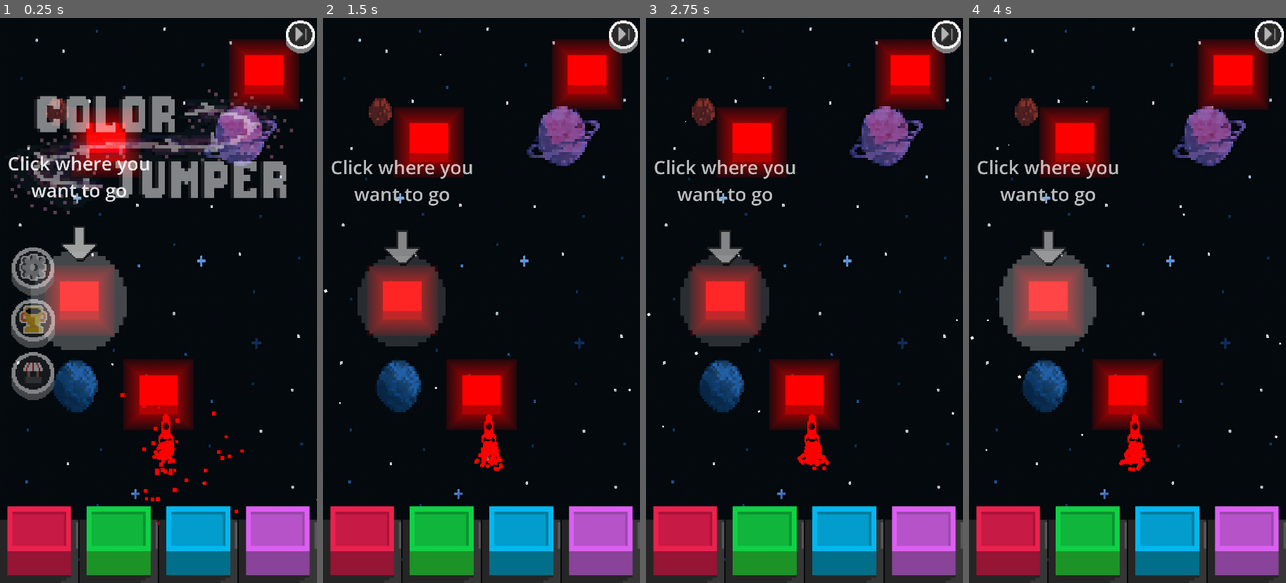
Above: before the commit, frames 1-4 (left to right).
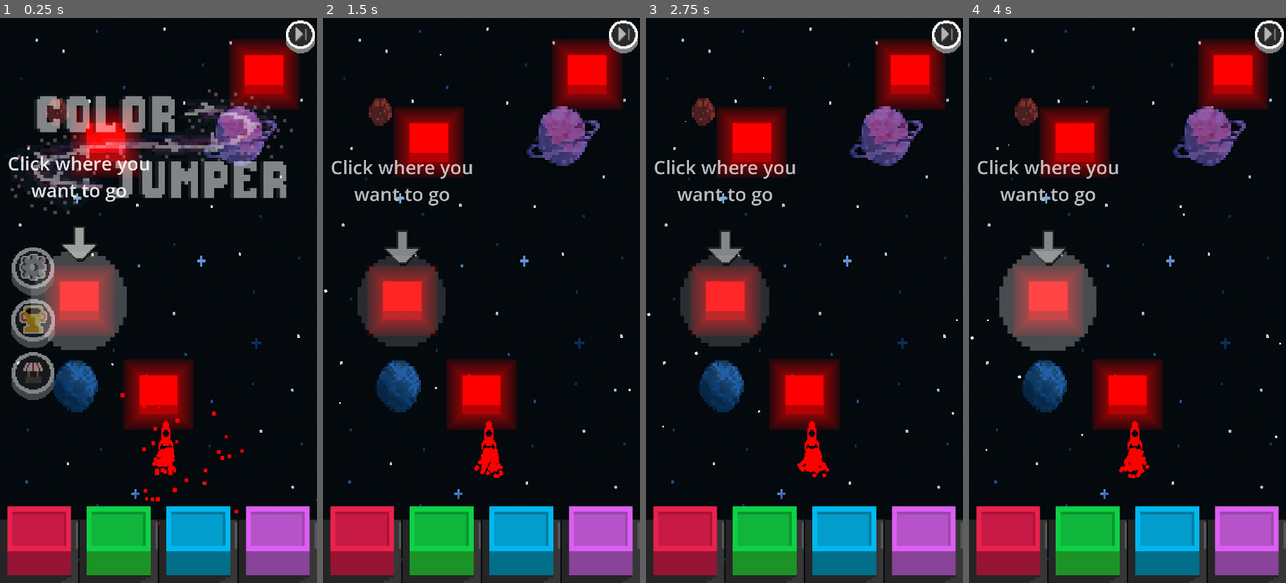
Above: after the commit, the same moments.

Repository: Xavier-Royer/Color-Jumper
Game: Godot game, scene res://Main.tscn
The game is run twice, just before and just after one commit, with the same random seed, the same clock (stepped at 60 frames per second) and the same inputs.
Inputs (mouse positions are in pixels of both pictures, inside the frame that each line leads up to):
- Up to frame 1 (0.25 s): no input
- Up to frame 2 (1.5 s): move the mouse to (551, 272) at 0.52 s; press the mouse at (551, 272) at 0.53 s; release the mouse at (551, 272) at 1.25 s; drag from (418, 328) to (481, 396) at 1.27 s
- Up to frame 3 (2.75 s): move the mouse to (836, 176) at 2.02 s; press the mouse at (836, 176) at 2.03 s
- Up to frame 4 (4 s): release the mouse at (1159, 176) at 2.75 s; drag from (1111, 413) to (1073, 142) at 2.77 s; move the mouse to (1222, 385) at 3.52 s; press the mouse at (1222, 385) at 3.53 s

The runs differ from the first frame. In frame 1, 0.2% of the frame differs, in the area x 48-56%, y 70-81%; in frame 2, 0.3%; in frame 3, 0.3%, in the area x 47-58%, y 70-82%; in frame 4, 0.3%.

Commit message:
Difficulty update

Diff:
--- a/block.tscn
+++ b/block.tscn
@@ -5,7 +5,7 @@
 [ext_resource type="Material" uid="uid://bu48js7s1b6pi" path="res://normalDead.tres" id="3_5d32t"]
 
 [sub_resource type="RectangleShape2D" id="RectangleShape2D_xfwl5"]
-size = Vector2(72.5925, 72.5925)
+size = Vector2(101.726, 100.632)
 
 [sub_resource type="CircleShape2D" id="CircleShape2D_im0tn"]
 radius = 21.1123
@@ -301,7 +301,7 @@
 script = ExtResource("1_im0tn")
 
 [node name="CollisionShape2D" type="CollisionShape2D" parent="."]
-position = Vector2(8.7456e-08, 8.7456e-08)
+position = Vector2(0.166667, -0.333333)
 scale = Vector2(0.304741, 0.304741)
 shape = SubResource("RectangleShape2D_xfwl5")
 
--- a/game_screen.gd
+++ b/game_screen.gd
@@ -45,6 +45,7 @@
 var colorTransitionSpeed = 1.0
 var spikeDivisorCoolDown = 2.0
 var spikeCoolDownTime = 1.3
+var currentDifficulty = 1.0
 
 var rainbowOver = true
 var particleSpeed = 3
@@ -212,8 +213,8 @@
 
 	elif difficulty == "CLASSIC":
 		randomColorRate = 100
-		spikeSpawnRate = 150
-		coinSpawnRate = 100
+		spikeSpawnRate = 180
+		coinSpawnRate = 125
 		baseGameSpeed  = 820
 		blockSpawnTime = 0.35
 		spikeDivisorCoolDown = 2.5
@@ -489,7 +490,7 @@
 		#updates game time and moves background down
 		gameRunTime += delta
 		spikeSpawnRate += delta/5.0
-		gameSpeed = baseGameSpeed + 100*(log(gameRunTime))
+		gameSpeed = baseGameSpeed + 150*(log(gameRunTime))
 		#gameSpeed += delta
 		movingObjects.position.y += delta*gameSpeed
 		#update score
@@ -545,9 +546,11 @@
 	#spawn a spike connected to the block
 
 	var spikeSpawn = randi_range(0,1000*spikeSpawnStreak) < spikeSpawnRate
-	var coinSpawn = randi_range(0,1000) < coinSpawnRate
+	var coinSpawn = randi_range(0,1000/(max(currentDifficulty,1))) < coinSpawnRate
 	if spikeSpawnStreak > 1:
 		spikeSpawnStreak = max(1,spikeSpawnStreak/spikeDivisorCoolDown)
+	if currentDifficulty > 1:
+		currentDifficulty = max(1,currentDifficulty/1.5)
 
 	#spikeSpawnStreak = 1
 	var lastBlockExists = lastBlockSpawned != null
@@ -582,6 +585,7 @@
 		#spawn another block
 		if coinSpawn == false:
 			spikeSpawnStreak *=10
+			currentDifficulty*=5
 			$SpawnTimer.wait_time = (blockSpawnTime *spikeCoolDownTime)
 			block2 = blockScene.instantiate()
 			movingObjects.call_deferred("add_child",block2)
@@ -626,9 +630,11 @@
 	var maxRange = 1000
 	if itemAttached:
 		maxRange = 2000
+	maxRange *= (currentDifficulty/1.0)
 
 	#random chance of making it a random color
 	if randi_range(1, maxRange) <= randomColorRate: # + randomColorStreak
+		currentDifficulty*=5
 		var colors  = ["RED","GREEN","BLUE","PURPLE"]
 		block.setColor(colors[randi_range(0,3)])
 		return
Not shown, changed: Color Jumper Tutorial Update.apk
Not shown, changed: Color Jumper Tutorial Update.apk.idsig
